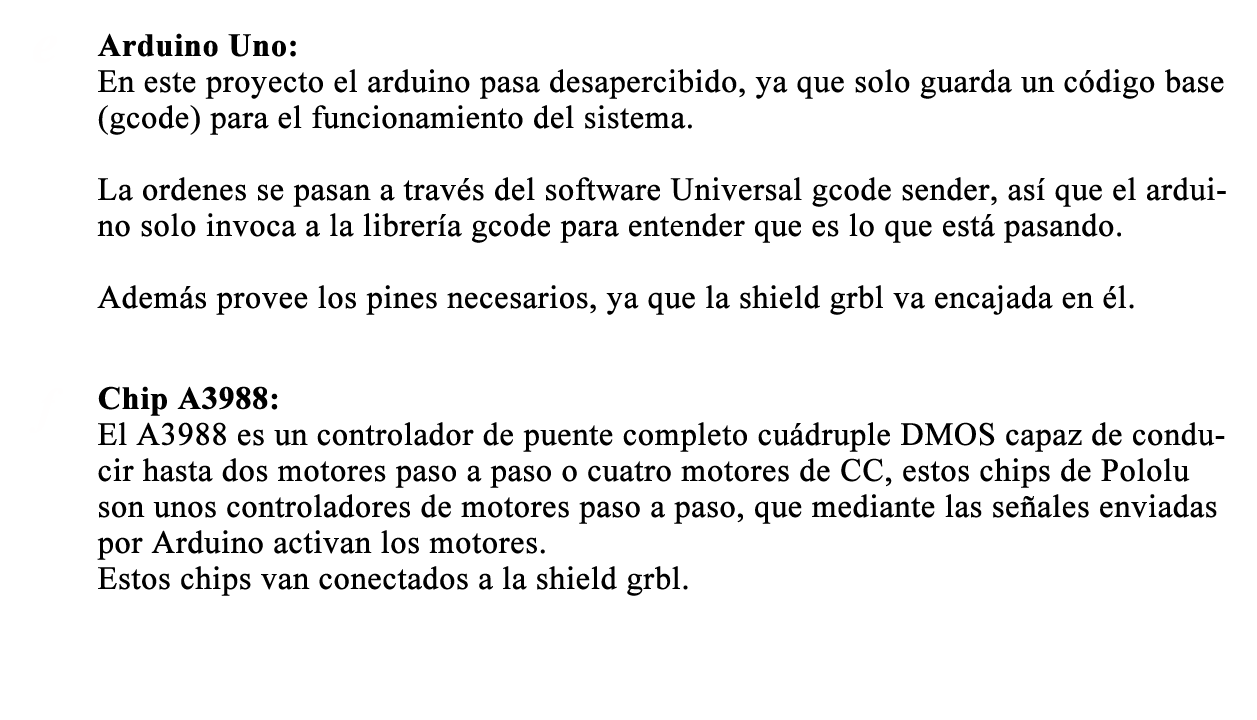
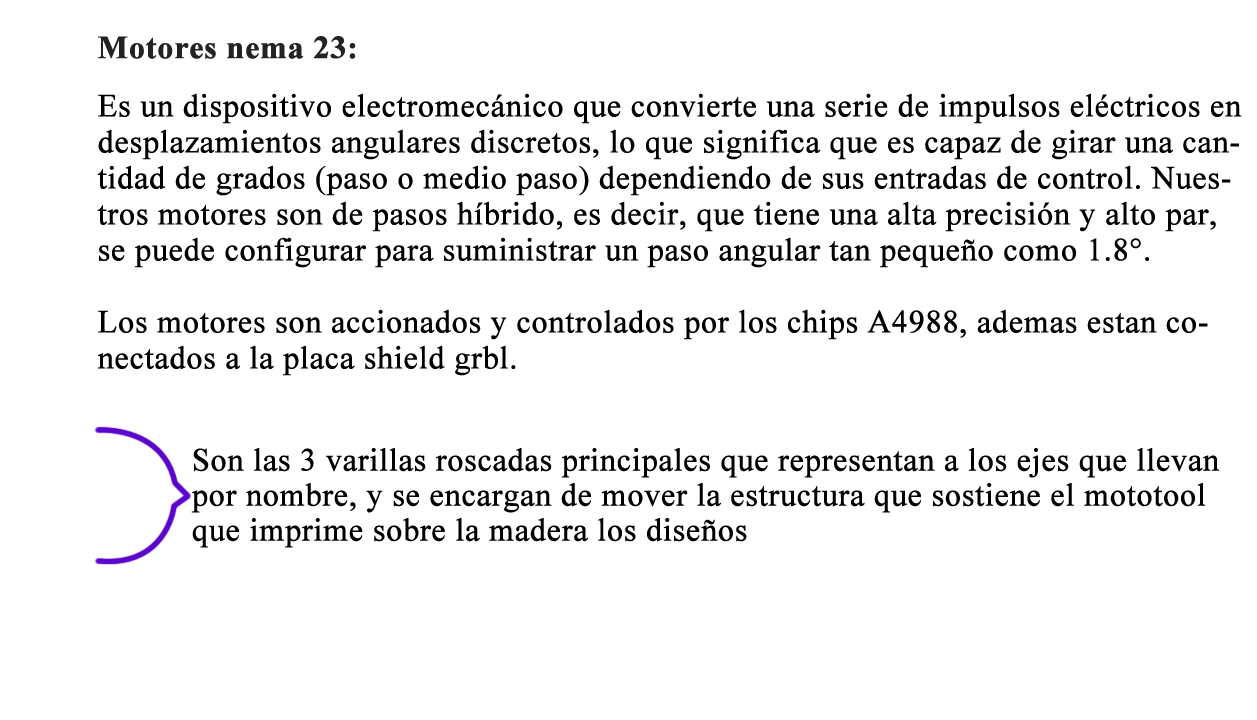
The second (1257, 720) image is a revision of the first. Changes to its layers:
renamed "Chip A3988: El A3988 es un controlador de puente completo cuádr" to "Chip A4988: El A4988 es un controlador de puente completo cuádr", hid it, painted on it over 97, 386, 1225, 596
hid "Arduino Uno: En este proyecto el arduino pasa desapercibido, ya" over 97, 33, 1226, 315
showed group "Grupo 1" (2 layers) over 94, 426, 1220, 565
showed "Es un dispositivo electromecánico que convierte una serie de im", painted on it over 97, 93, 1242, 376
showed "Motores nema 23:" over 98, 36, 356, 59
